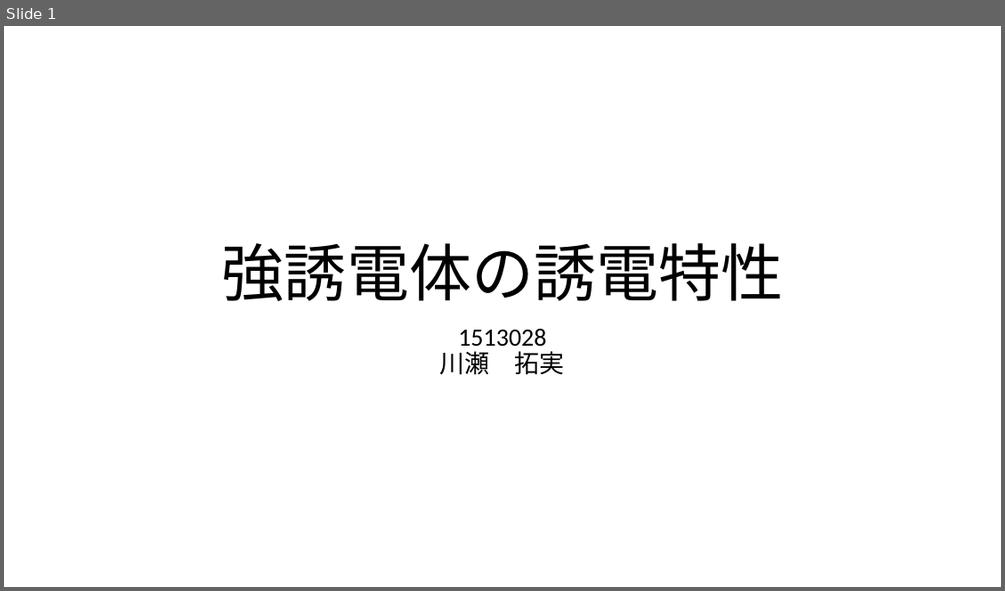
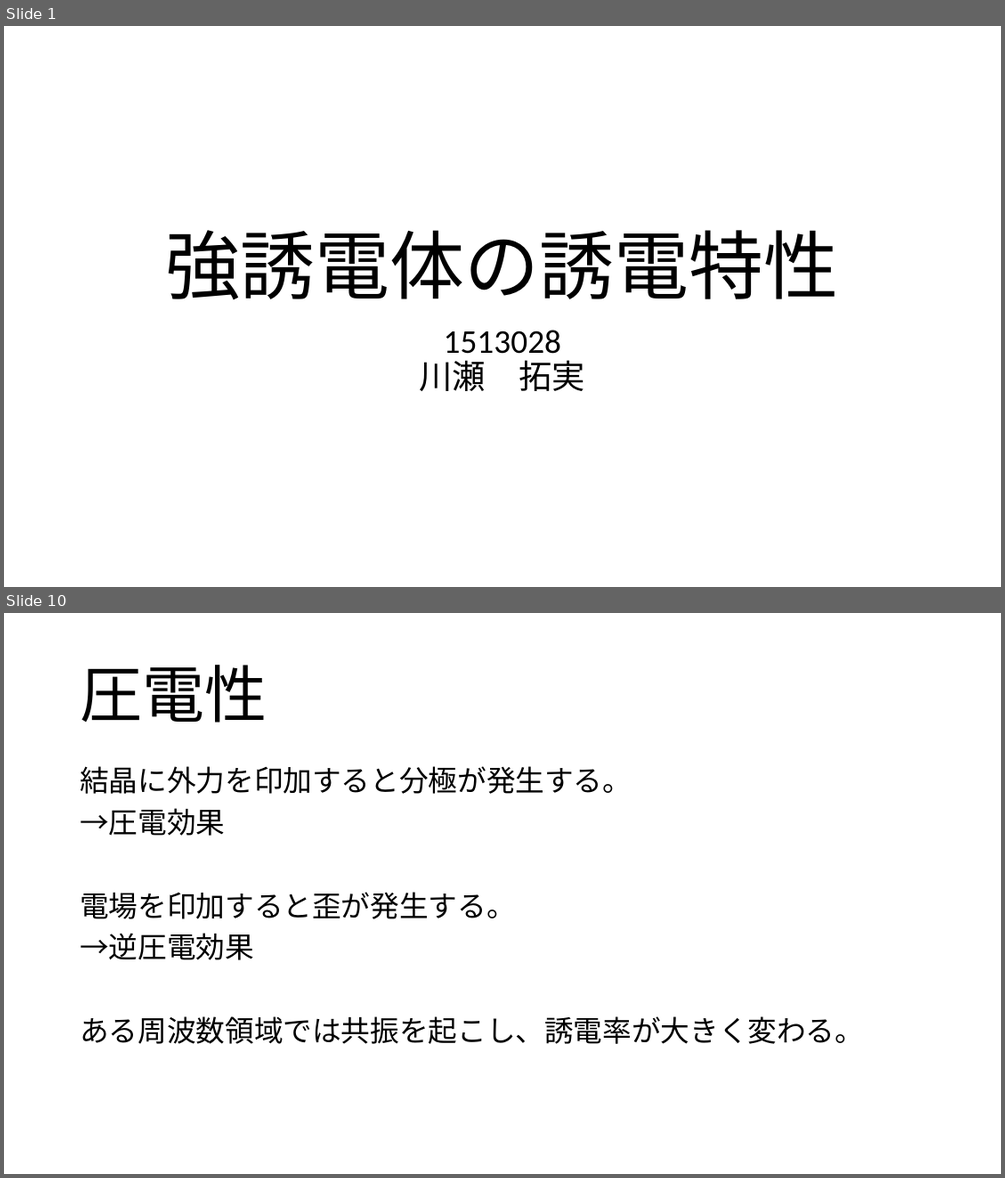
Before and after one commit to coil398/experiment, a slide deck: dielectric/強誘電体の誘電特性.pptx. Shown one above the other, each under a label of ours: slide 1 before the commit, slides 1 and 10 after it; the slides between them are not shown. The pictures are 1005x591 and 1005x1178 pixels, drawn with LibreOffice and Linux fonts; fonts in the diff are those of the drawing. Boxes give left, top, right and bottom in pixels: in the first picture for what was removed or moved away, otherwise in the second. Text is boxed around its words. In the diff, an @@ line names an element or a change of style, - is before the commit and + after.

```diff
--- a/dielectric/強誘電体の誘電特性.pptx
+++ b/dielectric/強誘電体の誘電特性.pptx
@@ slide 10 added at (4, 613, 1001, 1174), background #FFFFFF @@
@@ title added at (80, 665, 267, 722), 60 pt, text #000000 @@
+圧電性
@@ text added at (80, 766, 864, 1044), 28 pt, text #000000 @@
+結晶に外力を印加すると分極が発生する。
+→圧電効果
+電場を印加すると歪が発生する。
+→逆圧電効果
+ある周波数領域では共振を起こし、誘電率が大きく変わる。
@@ slide 1 changed as well @@
@@ title "強誘電体の誘電特性" at (166, 230, 839, 300): size 60 to 72 pt @@
@@ subtitle "1513028 川瀬 拓実" at (420, 329, 586, 391): size 24 to 32 pt @@
```
Also in this commit, not shown: 12 other slides added, 3 other files.
